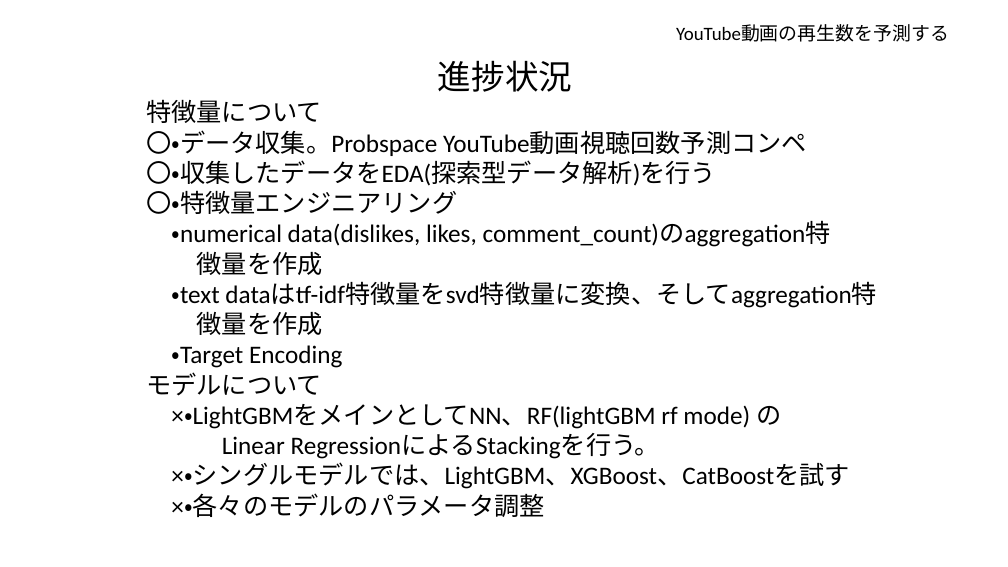
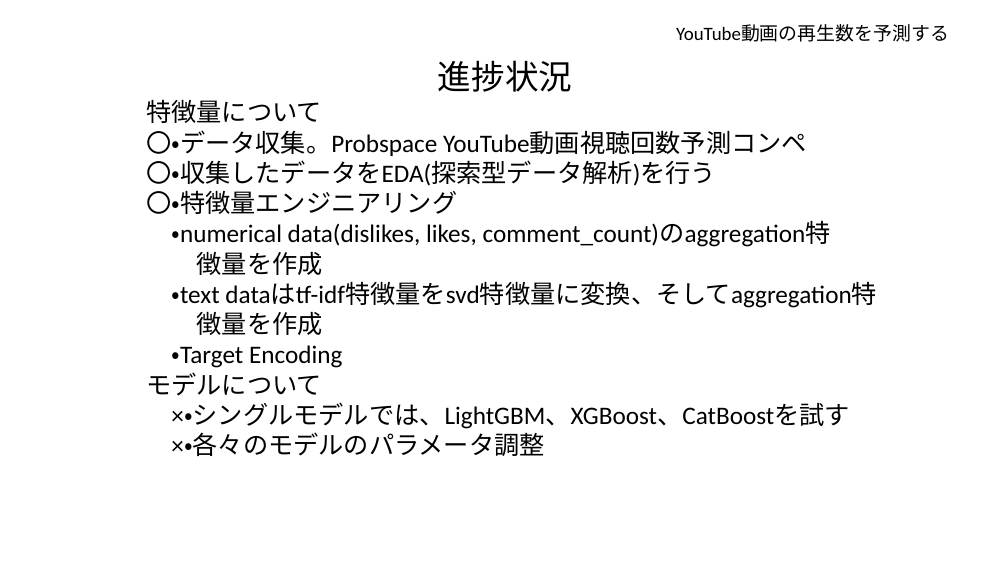
Before and after one commit to tsuru-kazu/research, a slide deck: slide 9 of docs/PD3_interim_report.pptx (slide 10 before the commit). Drawn at 1008x567 pixels with LibreOffice and Linux fonts; fonts in the diff are those of the drawing. Boxes give left, top, right and bottom in pixels: in the first picture for what was removed or moved away, otherwise in the second. Text is boxed around its words. In the diff, an @@ line names an element or a change of style, - is before the commit and + after.

```diff
--- a/docs/PD3_interim_report.pptx
+++ b/docs/PD3_interim_report.pptx
@@ text at box(171, 404, 781, 459): paragraphs removed @@
-×・LightGBMをメインとしてNN、RF(lightGBM rf mode) の
-Linear RegressionによるStackingを行う。
```
Also in this commit, not shown: 3 other slides changed, 1 slide removed, 19 other files.
